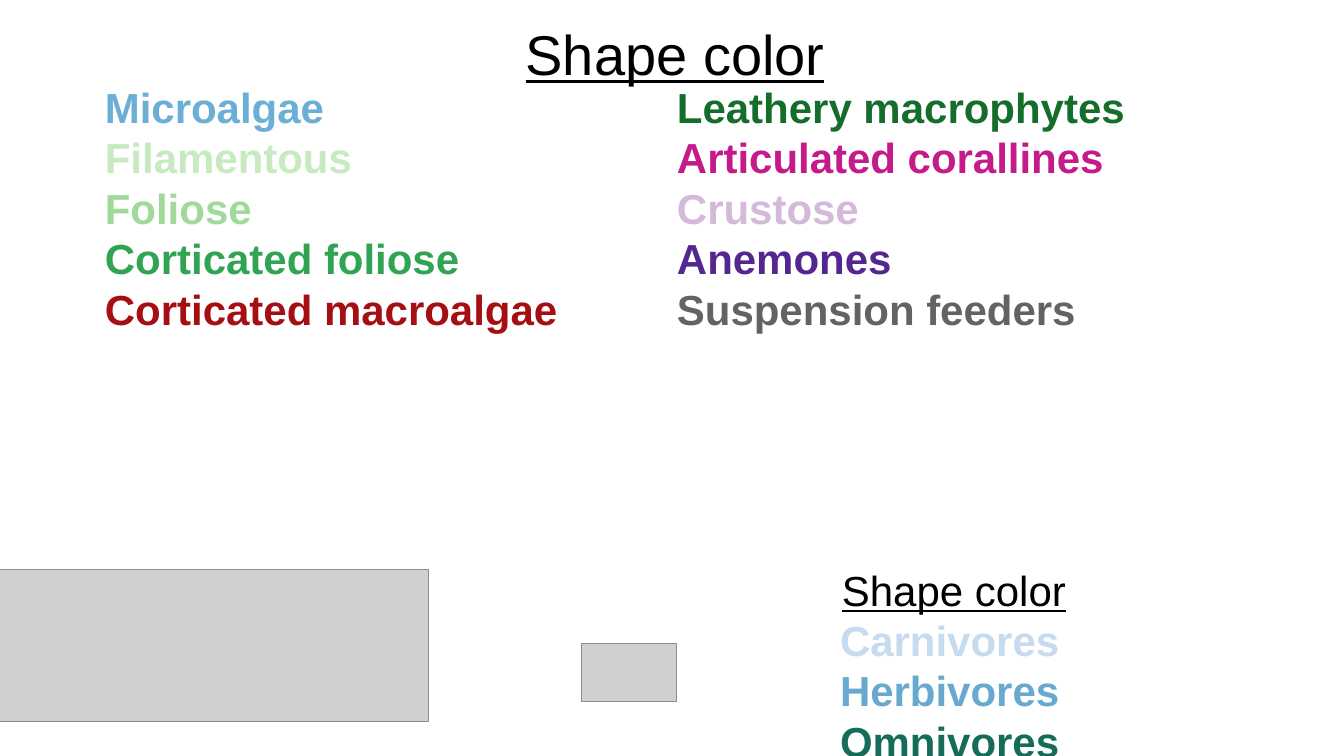
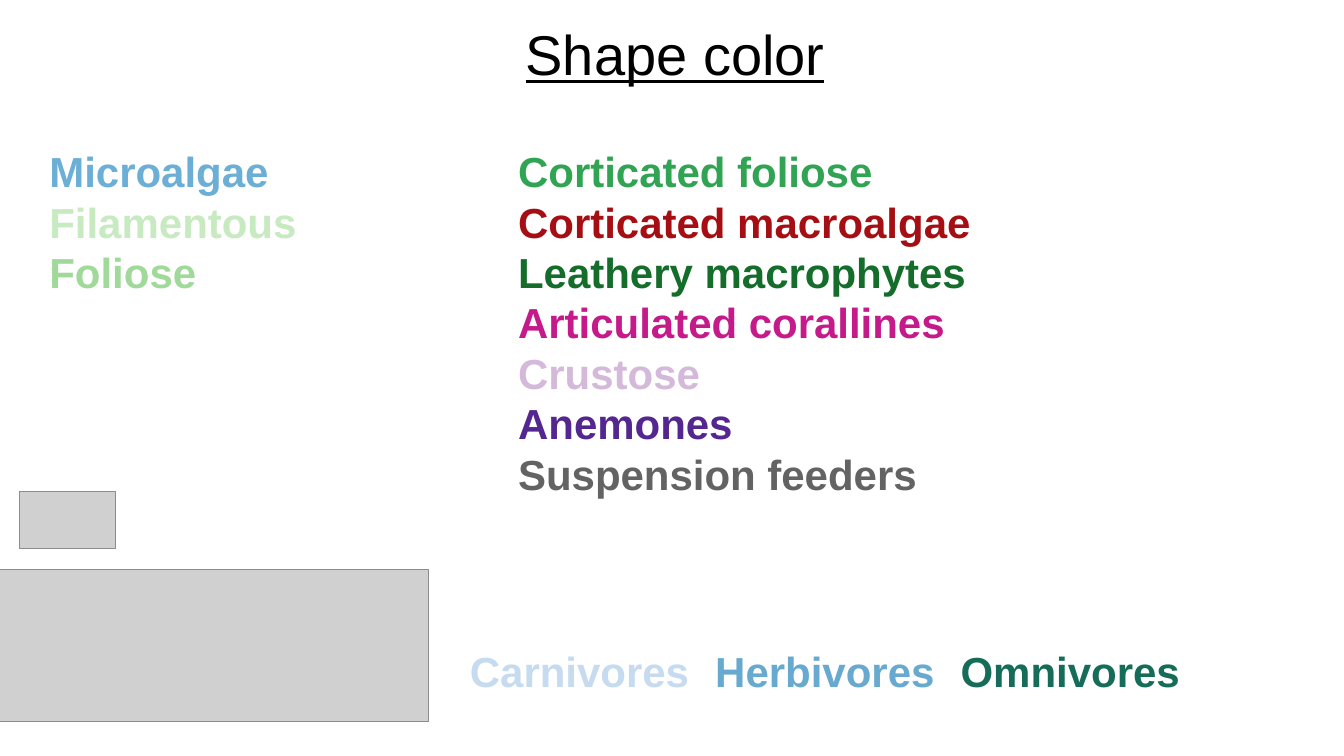
Before and after one commit to jenniferfields/EcoFunORTidepools, a slide deck: slide 2 of Output/surfgrasspca.pptx. Drawn at 1344x756 pixels with LibreOffice and Linux fonts; fonts in the diff are those of the drawing; grey boxes stand for pictures. Boxes give left, top, right and bottom in pixels: in the first picture for what was removed or moved away, otherwise in the second. Text is boxed around its words. In the diff, an @@ line names an element or a change of style, - is before the commit and + after.

```diff
--- a/Output/surfgrasspca.pptx
+++ b/Output/surfgrasspca.pptx
@@ text "Microalgae": place and size @@
-text "Microalgae" at (105, 92, 1124, 333)
+text "Microalgae" at (49, 156, 970, 498)
@@ text "Microalgae" at (49, 156, 970, 498): columns 2 to 3 @@
@@ picture: place and size @@
-picture at (582, 644, 677, 702)
+picture at (20, 491, 115, 548)
@@ text at (842, 575, 1066, 614): paragraph removed @@
-Shape color
@@ text "Carnivores": place and size @@
-text "Carnivores" at (840, 575, 1066, 707)
+text "Carnivores" at (470, 656, 1180, 688)
@@ text "Carnivores" at (470, 656, 1180, 688): columns 1 to 3 @@
```
Also in this commit, not shown: 23 other files.
